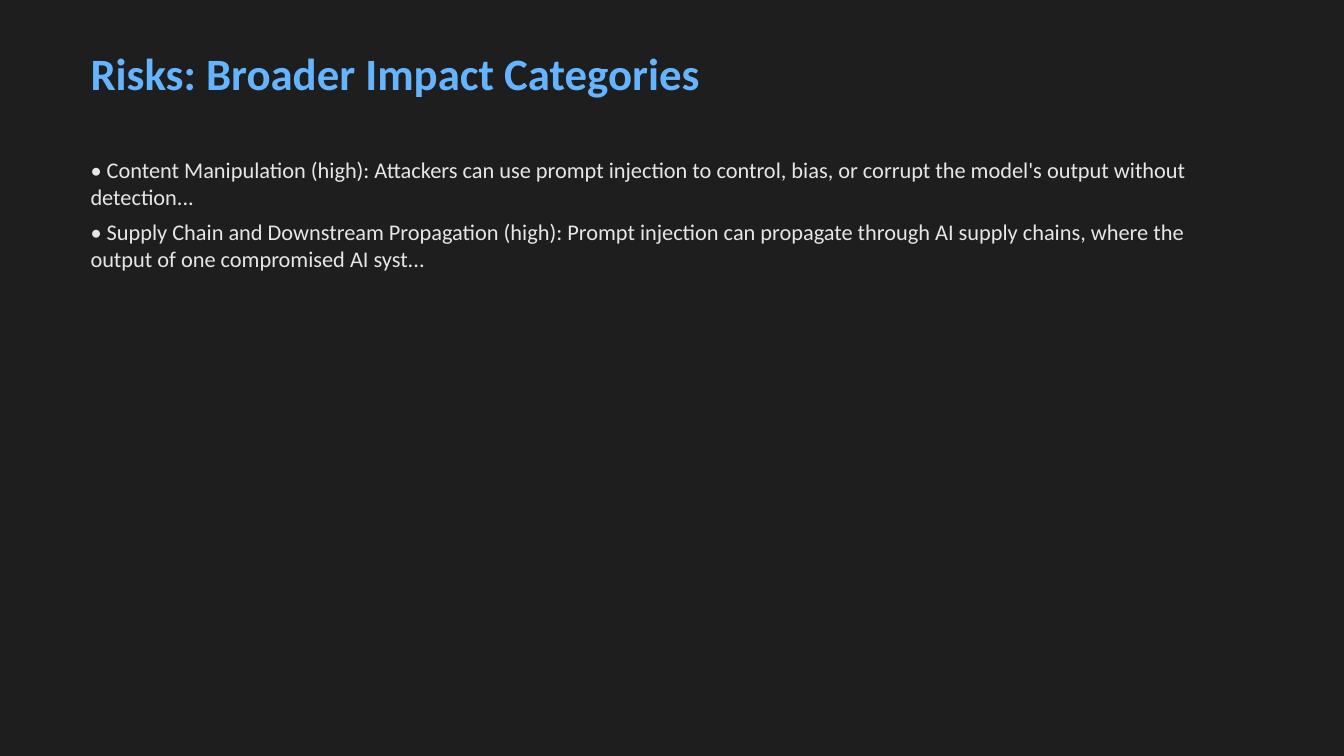
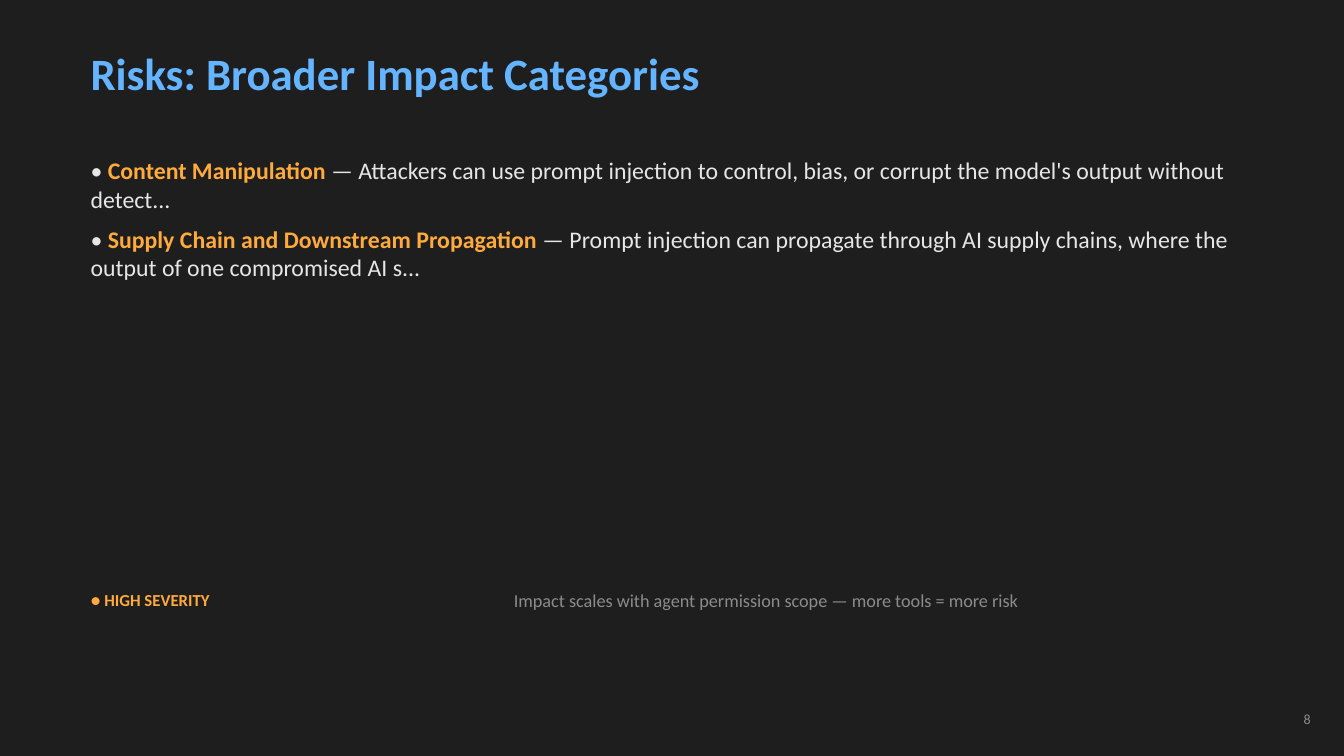
Before and after one commit to edwardjgriggs/prompt-injection-research, a slide deck: slide 8 of output/presentation.pptx. Drawn at 1344x756 pixels with LibreOffice and Linux fonts; fonts in the diff are those of the drawing. Boxes give left, top, right and bottom in pixels: in the first picture for what was removed or moved away, otherwise in the second. Text is boxed around its words. In the diff, an @@ line names an element or a change of style, - is before the commit and + after.

Commit message:
Improve research paper and presentation quality
- Add author name (Edward Griggs), CNU, and COVACCI affiliation
- Add APA 7th page numbers, fix Heading 3 italic, fix figure captions
- Add comparison tables for detection techniques and prevention strategies
- Strengthen in-text citations across Risks, Detection, and Discussion
- Rewrite Discussion with flowing analysis instead of formulaic structure
- Enhance Conclusion with specific future direction citations
- Add slide numbers, stat callout (#1 OWASP), severity color coding
- Split detection into two slides, add Questions slide (15 total)
- Shorten slide bullets with accent-colored labels for readability
- Add figure annotations and tradeoff callouts on detection slides

```diff
--- a/output/presentation.pptx
+++ b/output/presentation.pptx
@@ text at bbox=[91, 162, 1227, 280]: text changed; size 16 to 17 pt @@
-• Content Manipulation (high): Attackers can use prompt injection to control, bias, or corrupt the model's output without detection...
-• Supply Chain and Downstream Propagation (high): Prompt injection can propagate through AI supply chains, where the output of one compromised AI syst...
+• Content Manipulation — Attackers can use prompt injection to control, bias, or corrupt the model's output without detect...
+• Supply Chain and Downstream Propagation — Prompt injection can propagate through AI supply chains, where the output of one compromised AI s...
@@ text added at bbox=[104, 595, 209, 606], 12 pt, text #FFAA3C, bold @@
+● HIGH SEVERITY
@@ text added at bbox=[514, 594, 1018, 610], 13 pt, text #8C8C8C @@
+Impact scales with agent permission scope — more tools = more risk
@@ text added at bbox=[1304, 714, 1311, 724], 10 pt, text #8C8C8C @@
+8
```
Also in this commit, not shown: 5 other slides changed, 9 slides added, 7 slides removed, 3 other files.
